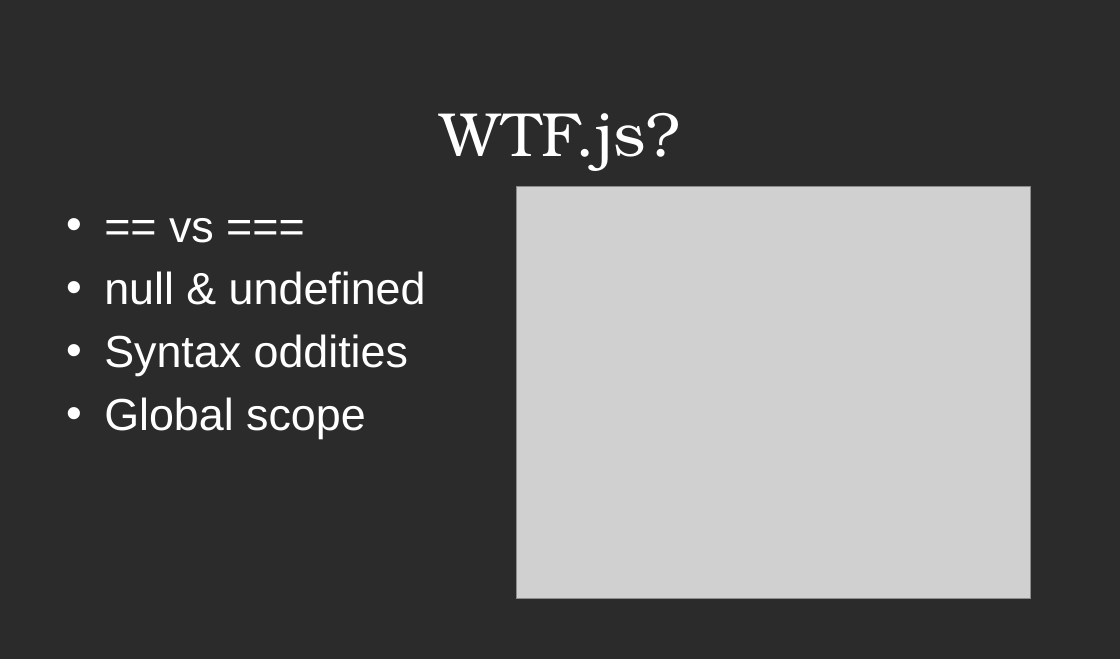
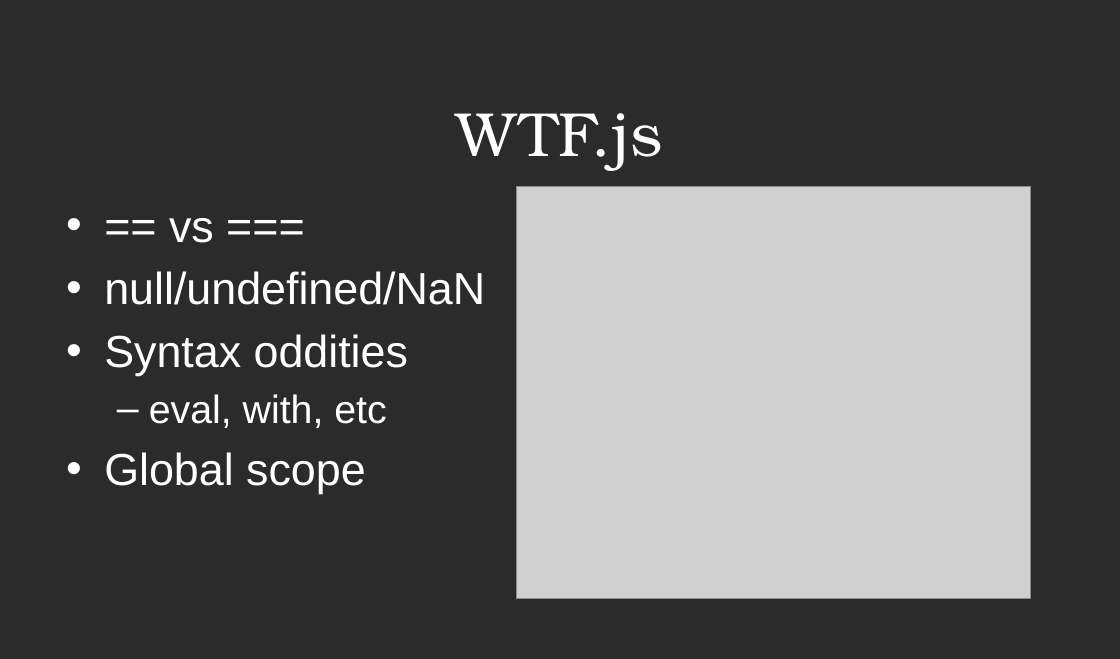
Before and after one commit to JasonOffutt/RefreshCache2011, a slide deck: slide 5 of js-bootcamp/js-bootcamp.pptx. Drawn at 1120x659 pixels with LibreOffice and Linux fonts; fonts in the diff are those of the drawing; grey boxes stand for pictures; background and template pictures are left out; a plain dark background stands for a picture behind light text. Boxes give left, top, right and bottom in pixels: in the first picture for what was removed or moved away, otherwise in the second. Text is boxed around its words. In the diff, an @@ line names an element or a change of style, - is before the commit and + after.

```diff
--- a/js-bootcamp/js-bootcamp.pptx
+++ b/js-bootcamp/js-bootcamp.pptx
@@ title at (x1=457, y1=113, x2=663, y2=171): text changed @@
-WTF.js?
+WTF.js
@@ text at (x1=104, y1=271, x2=485, y2=305): text changed @@
-• null & undefined
+• null/undefined/NaN
@@ text at (x1=149, y1=394, x2=386, y2=428): paragraph added @@
+  – eval, with, etc
```
Also in this commit, not shown: 3 other slides changed.
